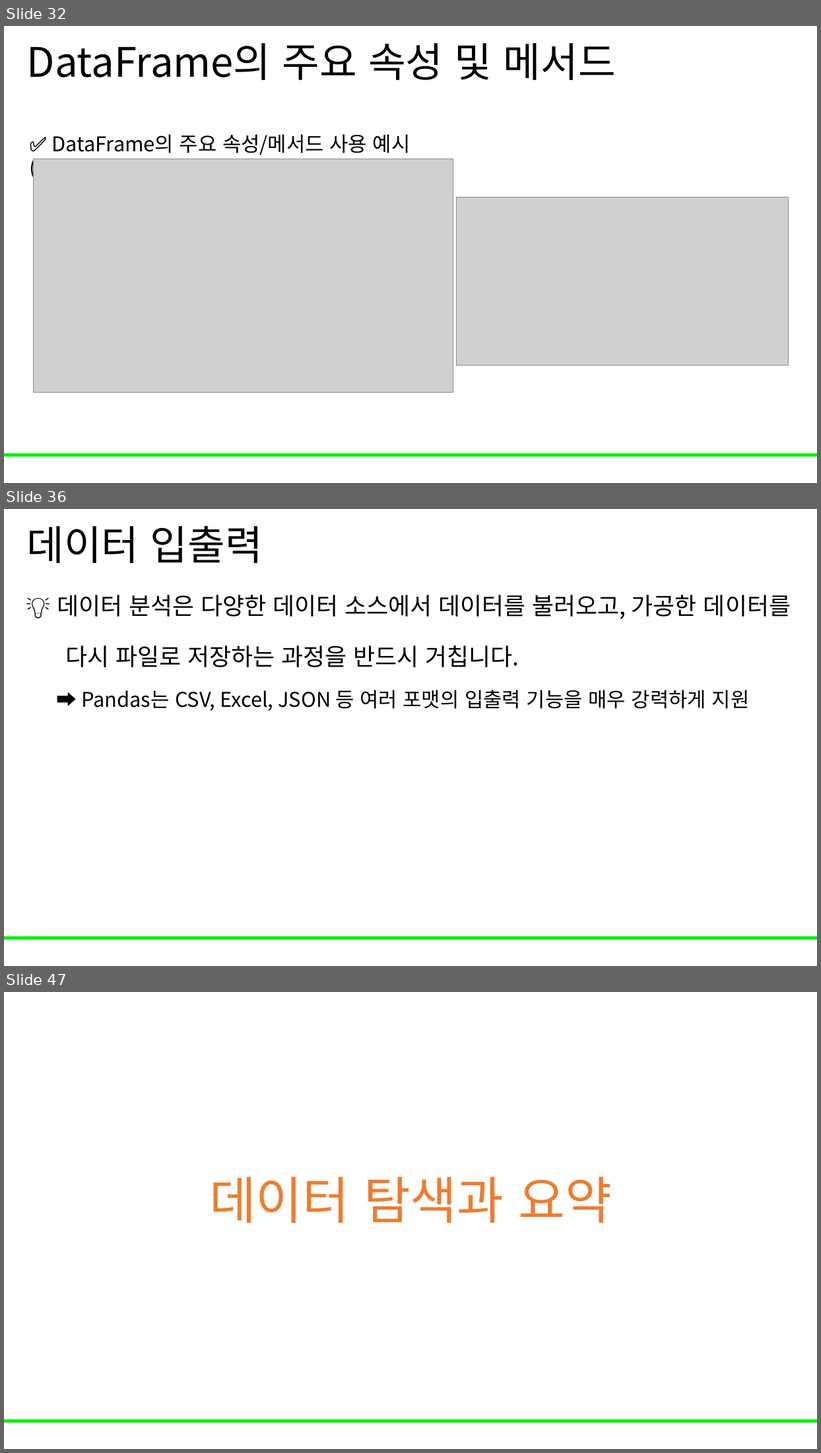
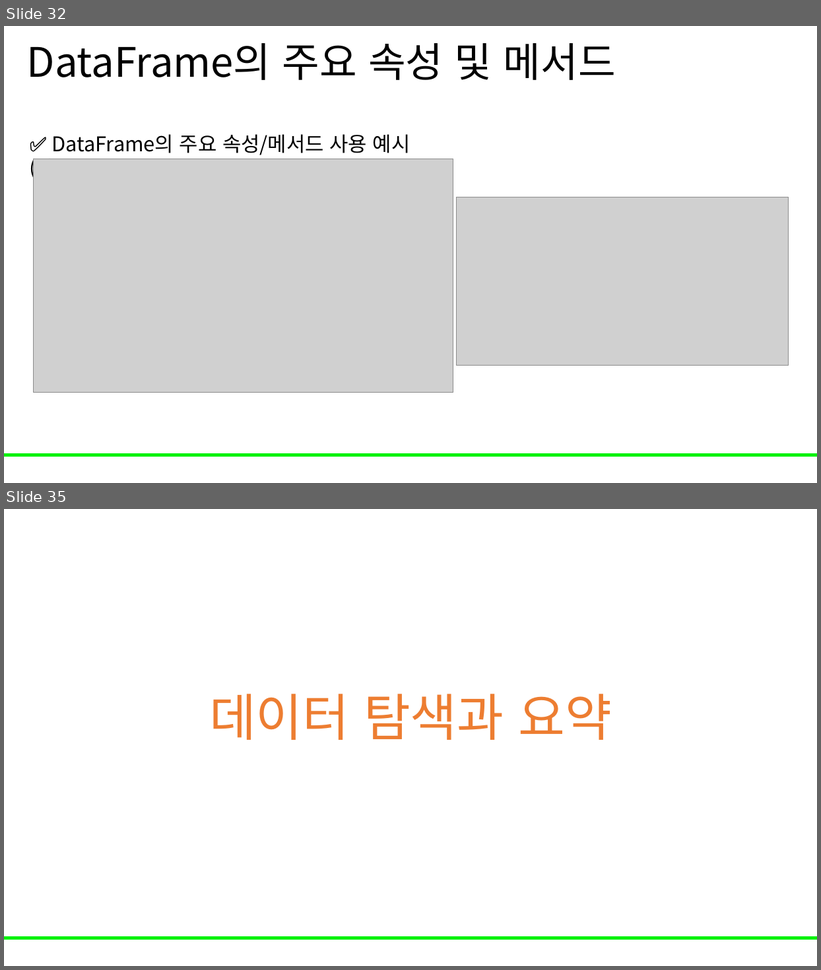
Before and after one commit to Leader-Lesson/KDT_RE_5th, a slide deck: material/3_데이터분석/04_pandas.pptx. Shown one above the other, each under a label of ours: slides 32, 36 and 47 before the commit, slides 32 and 35 after it; the slides between them are not shown. The pictures are 821x1453 and 821x970 pixels, drawn with LibreOffice and Linux fonts; fonts in the diff are those of the drawing; grey boxes stand for pictures; background and template pictures are left out. Boxes give left, top, right and bottom in pixels: in the first picture for what was removed or moved away, otherwise in the second. Text is boxed around its words. In the diff, an @@ line names an element or a change of style, - is before the commit and + after.

```diff
--- a/material/3_데이터분석/04_pandas.pptx
+++ b/material/3_데이터분석/04_pandas.pptx
@@ slide 36 removed at (4, 509, 817, 966), background #FFFFFF; not listed: 1 template element that a slide beside it also shows @@
@@ title removed at (27, 525, 263, 563) @@
-데이터 입출력
@@ text removed at (57, 595, 791, 711) @@
-💡 데이터 분석은 다양한 데이터 소스에서 데이터를 불러오고, 가공한 데이터를
-다시 파일로 저장하는 과정을 반드시 거칩니다.
-  ➡️ Pandas는 CSV, Excel, JSON 등 여러 포맷의 입출력 기능을 매우 강력하게 지원
@@ what was slide 47 is now slide 35 @@
```
Also in this commit, not shown: 13 slides changed, 11 other slides removed, 2 other files.
